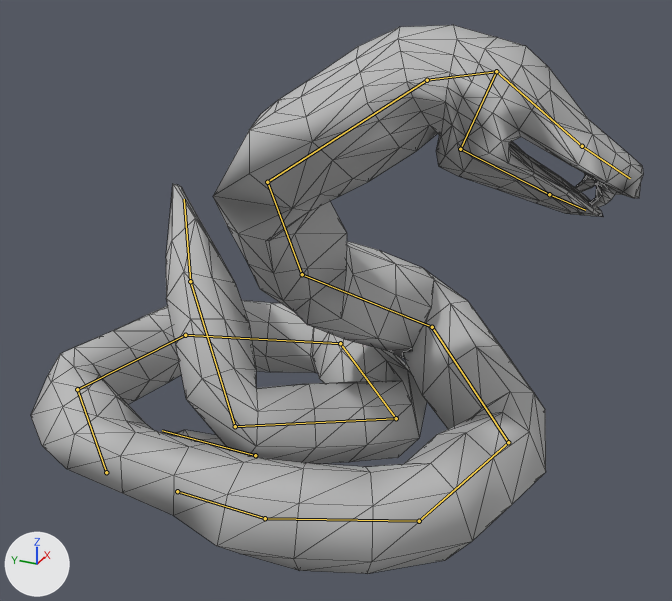
Before and after pictures for a commit that changed the Blender file rigs/snake/animation-snake-idle-coiled.blend.
The view is the same before and after, from a 50 mm camera at (-2.53, -1.46, 1.95) aimed at (0.09, -0.28, 0.64). The lights are fixed; the arrows at lower left show +X, +Y and +Z. The older version comes first. Both versions are drawn at frame 13 of the action 'Idle Coiled'; the numbers are the values there. The bones that change, and the others that lie on the model, are drawn over the model as lines. Mesh edges are drawn as thin lines.

Objects in the first picture: 'SnakeMesh.002'.
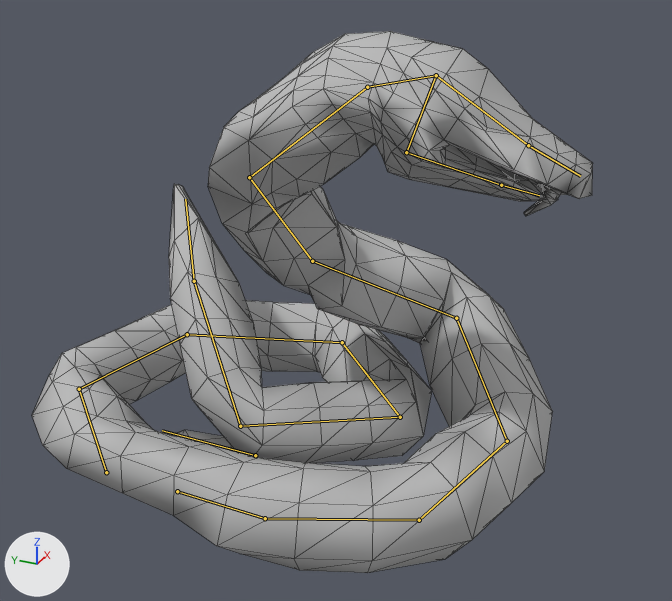
Commit message: Fixing up some snake animations after testing in app

Boxes (x1, y1, x2, y2) around the edits, measured in the pictures (672 x 601 px):
```json
{"object": "SnakeMesh.002", "change": "posed", "before": [31, 25, 643, 574], "after": [32, 31, 593, 573], "on screen": "8% narrower"}
{"bone": "tail3", "before": "(185, 335) to (340, 343)", "after": "(187, 334) to (342, 342)"}
{"bone": "spine3", "before": "(508, 442) to (432, 327)", "after": "(507, 441) to (456, 318)"}
{"bone": "spine6", "before": "(267, 182) to (427, 80)", "after": "(249, 177) to (367, 87)"}
{"bone": "neck", "before": "(427, 80) to (496, 71)", "after": "(367, 87) to (436, 75)"}
{"bone": "mouth", "before": "(460, 149) to (549, 194)", "after": "(406, 152) to (501, 185)"}
```

Scene script edits in JSON lines:
```json
{"block": "bone_tail3", "where": "bone_tail3 = bpy.data.objects['Armature.002'].pose.bones['tail3']  # child of 'tail2'"}
{"op": "set", "path": "bone_tail3.rotation_quaternion", "old": "(0.867, -0.255, 0.002, -0.428)", "new": "(0.871, -0.251, 0.002, -0.422)", "note": "degrees (-27, -12, -50) -> degrees (-27, -12, -49)"}
{"block": "bone_spine3", "where": "bone_spine3 = bpy.data.objects['Armature.002'].pose.bones['spine3']  # child of 'spine2'"}
{"op": "set", "path": "bone_spine3.rotation_quaternion", "old": "(0.814, -0.471, 0.07, -0.331)", "new": "(0.869, -0.443, 0.021, -0.217)", "note": "degrees (-56, -11, -38) -> degrees (-52, -9, -24)"}
{"block": "bone_spine6", "where": "bone_spine6 = bpy.data.objects['Armature.002'].pose.bones['spine6']  # child of 'spine5'"}
{"op": "set", "path": "bone_spine6.rotation_quaternion", "old": "(0.726, -0.189, 0.436, -0.491)", "new": "(0.781, -0.194, 0.39, -0.453)", "note": "degrees (-52, 27, -81) -> degrees (-46, 26, -71)"}
{"block": "bone_neck", "where": "bone_neck = bpy.data.objects['Armature.002'].pose.bones['neck']  # child of 'spine6'"}
{"op": "set", "path": "bone_neck.rotation_quaternion", "old": "(0.831, 0.524, 0.094, -0.085)", "new": "(0.819, 0.502, 0.221, -0.17)", "note": "degrees (64, 14, -3) -> degrees (62, 32, -4)"}
{"block": "bone_mouth", "where": "bone_mouth = bpy.data.objects['Armature.002'].pose.bones['mouth']  # child of 'mouth_extension'"}
{"op": "set", "path": "bone_mouth.rotation_quaternion", "old": "(0.962, -0.261, 0.003, 0.065)", "new": "(0.95, -0.305, -0.03, 0.038)", "note": "degrees (-30, 2, 7) -> degrees (-36, -2, 5)"}
```
